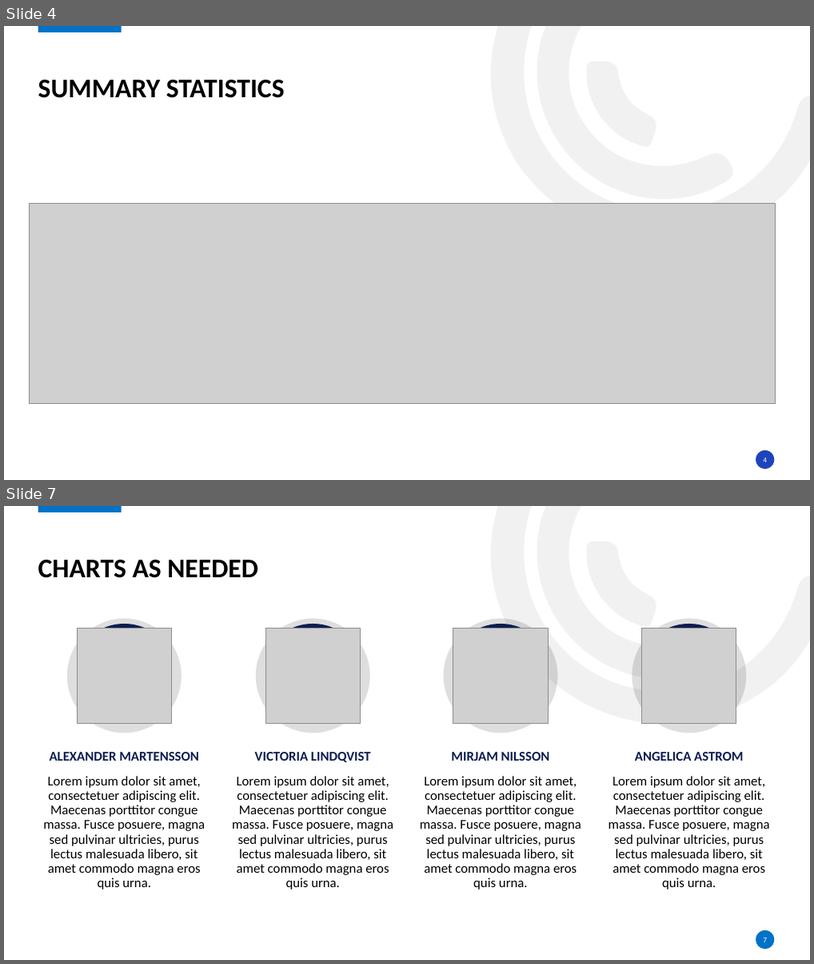
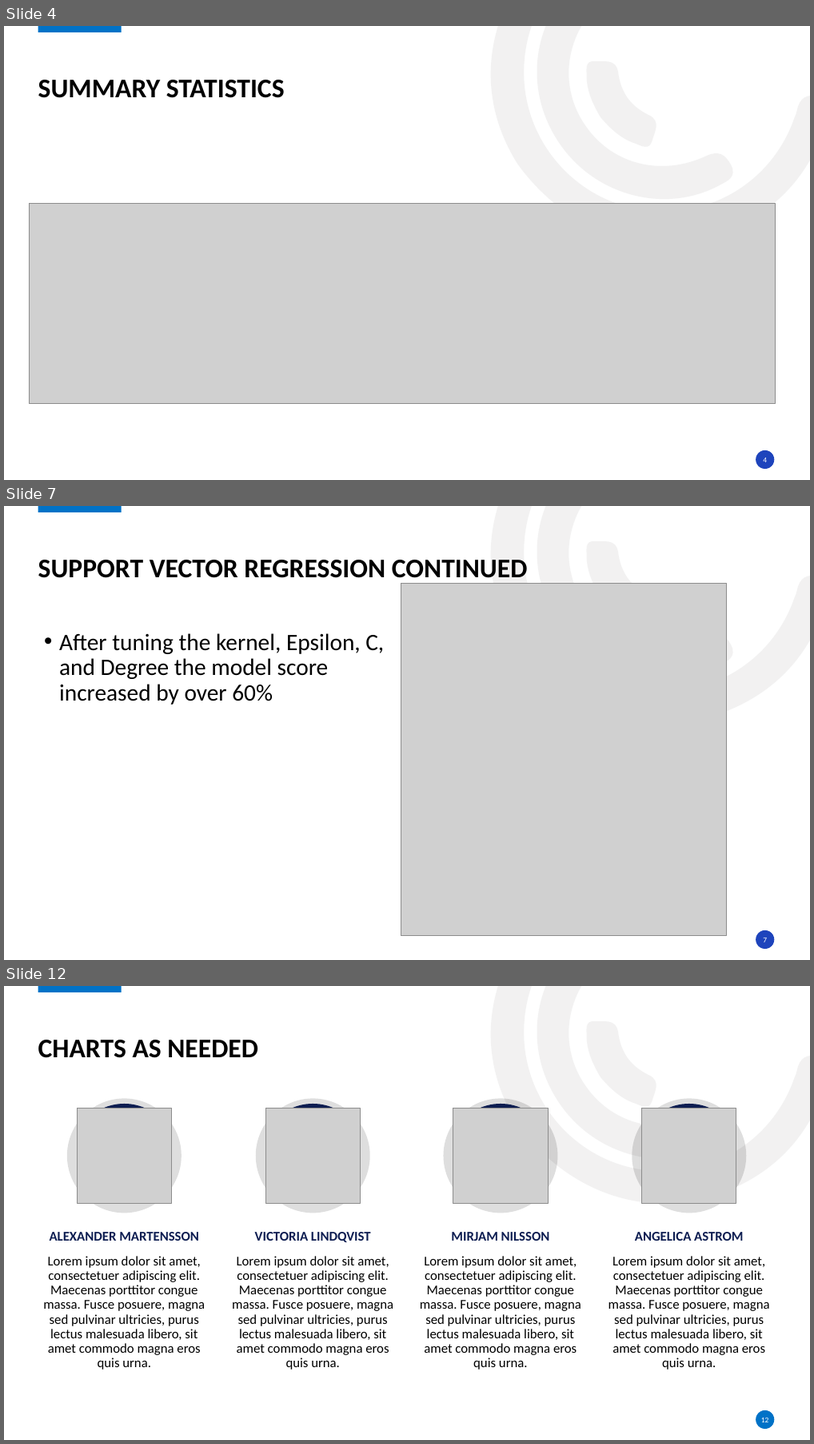
Before and after one commit to kurtgrothe/ANA675_Project, a slide deck: Boston Home Pricing Prediction.pptx. Shown one above the other, each under a label of ours: slides 4 and 7 before the commit, slides 4, 7 and 12 after it; the slides between them are not shown. The pictures are 814x964 and 814x1444 pixels, drawn with LibreOffice and Linux fonts; fonts in the diff are those of the drawing; grey boxes stand for pictures; background and template pictures are left out. Boxes give left, top, right and bottom in pixels: in the first picture for what was removed or moved away, otherwise in the second. Text is boxed around its words. In the diff, an @@ line names an element or a change of style, - is before the commit and + after.

```diff
--- a/Boston Home Pricing Prediction.pptx
+++ b/Boston Home Pricing Prediction.pptx
@@ slide 7 added at bbox=[4, 506, 810, 960], background #FFFFFF; not listed: 5 template elements that a slide beside it also shows @@
@@ title added at bbox=[38, 560, 528, 584], 32 pt, text #000000, bold @@
+SUPPORT VECTOR REGRESSION CONTINUED
@@ picture added at bbox=[401, 584, 726, 936] @@
@@ text added at bbox=[59, 633, 384, 704], 28 pt, text #000000 @@
+• After tuning the kernel, Epsilon, C, and Degree the model score increased by over 60%
@@ page number added at bbox=[763, 937, 767, 942], 9 pt, text #FFFFFF @@
+7
@@ what was slide 7 is now slide 12 @@
@@ page number at bbox=[762, 1417, 770, 1422]: text changed @@
-7
+12
```
Also in this commit, not shown: 1 slide changed, 5 other slides added, 1 slide removed.
